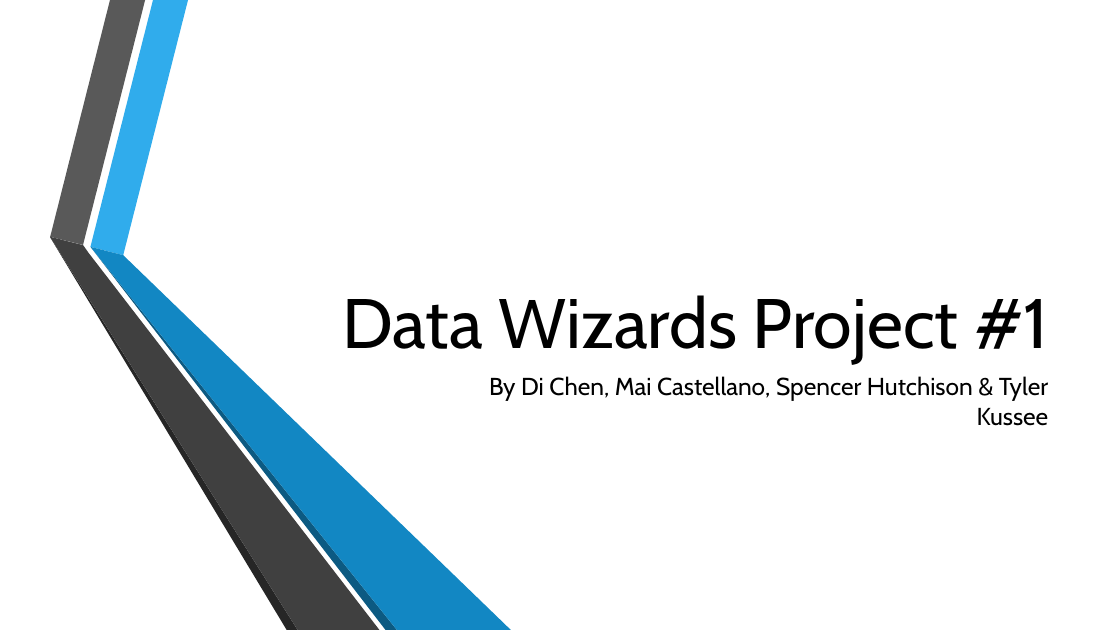
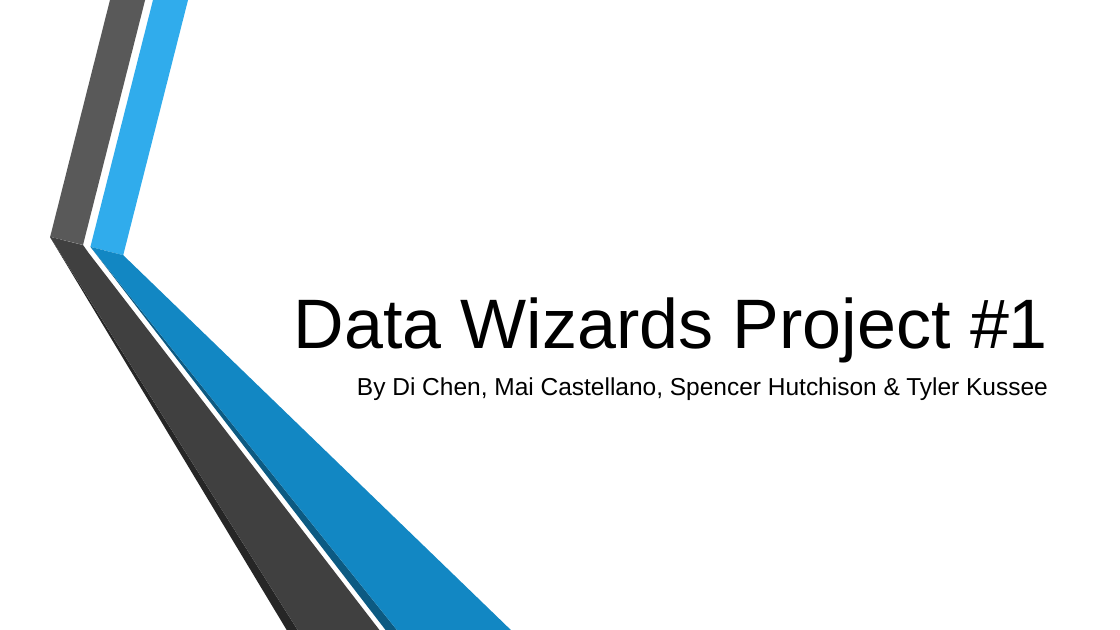
Before and after one commit to hutchiss911/group-4-ST-538-OSU-PROJ-1, a slide deck: slide 1 of Data Wizards Project #1.pptx. Drawn at 1120x630 pixels with LibreOffice and Linux fonts; fonts in the diff are those of the drawing; background and template pictures are left out. Boxes give left, top, right and bottom in pixels: in the first picture for what was removed or moved away, otherwise in the second. Text is boxed around its words. In the diff, an @@ line names an element or a change of style, - is before the commit and + after.

Commit message:
Font changes, variables listed in explanation.

```diff
--- a/Data Wizards Project #1.pptx
+++ b/Data Wizards Project #1.pptx
@@ title "Data Wizards Project #1" at box(294, 297, 1048, 362): font Cabin to Arial @@
@@ subtitle "By Di Chen, Mai Castellano, ..." at box(357, 377, 1048, 400): font Cabin to Arial @@
@@ subtitle "By Di Chen, Mai Castellano, ...": place and size @@
-subtitle "By Di Chen, Mai Castellano, ..." at box(489, 376, 1049, 426)
+subtitle "By Di Chen, Mai Castellano, ..." at box(357, 377, 1048, 400)
```
Also in this commit, not shown: 11 other slides changed.
